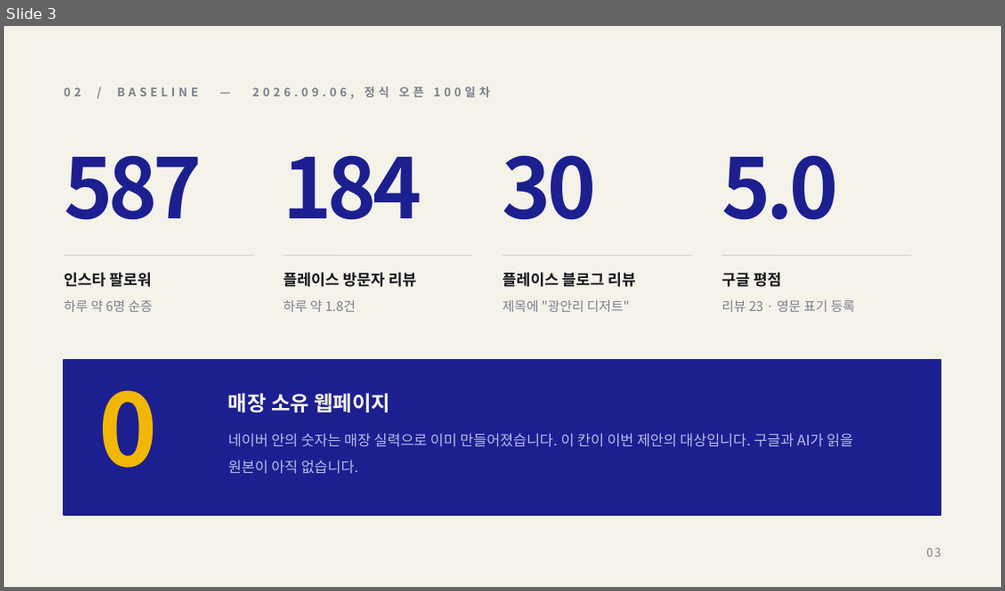
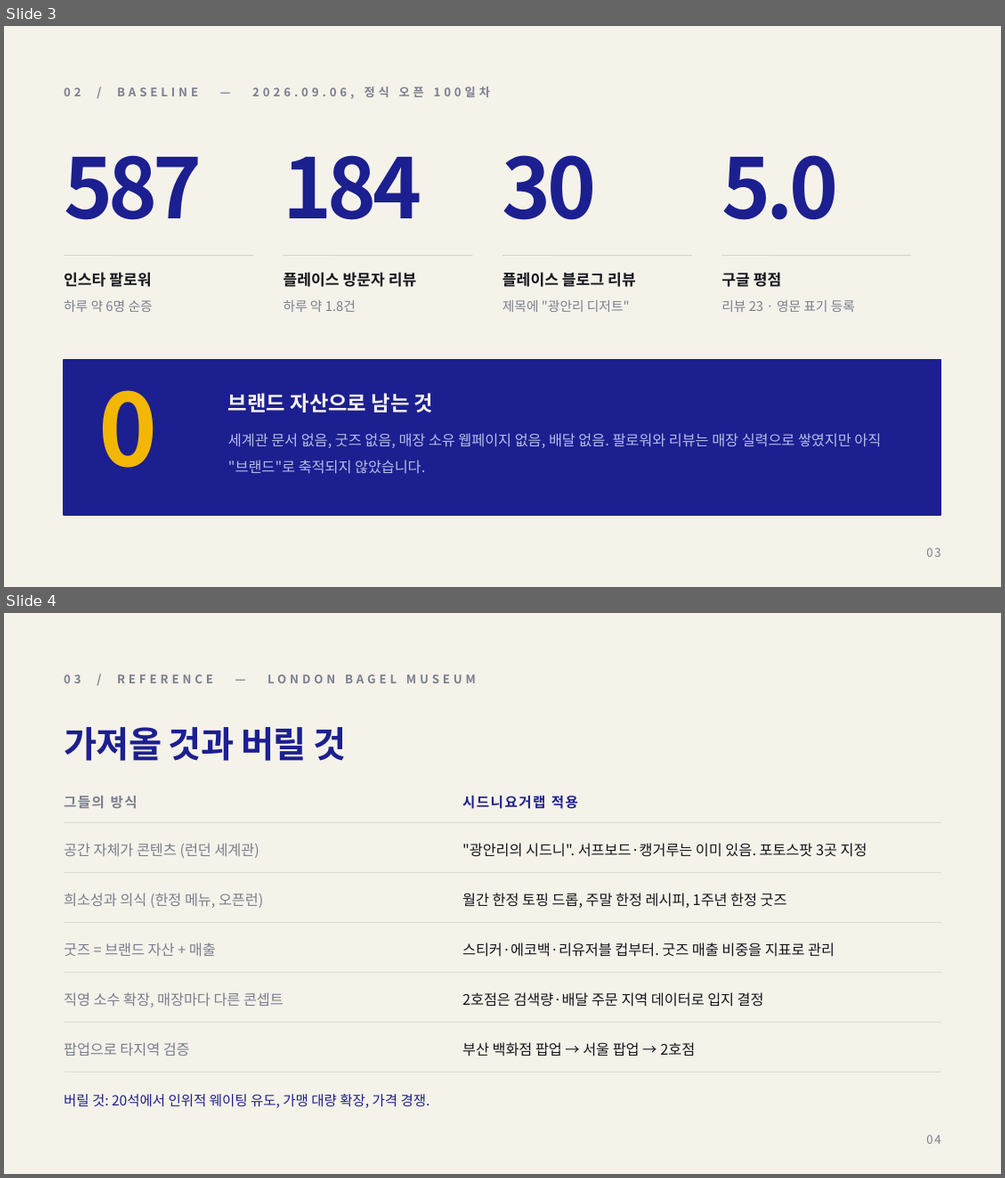
Before and after one commit to severaljama-hue/advertising-agency, a slide deck: docs/sydney-yogurt-lab/proposal.pptx. Shown one above the other, each under a label of ours: slide 3 before the commit, slides 3 and 4 after it. The pictures are 1005x591 and 1005x1178 pixels, drawn with LibreOffice and Linux fonts; fonts in the diff are those of the drawing. Boxes give left, top, right and bottom in pixels: in the first picture for what was removed or moved away, otherwise in the second. Text is boxed around its words. In the diff, an @@ line names an element or a change of style, - is before the commit and + after.

```diff
--- a/docs/sydney-yogurt-lab/proposal.pptx
+++ b/docs/sydney-yogurt-lab/proposal.pptx
@@ slide 4 added at (x1=4, y1=613, x2=1001, y2=1174), background #F5F2EA @@
@@ text added at (x1=64, y1=674, x2=476, y2=683), 8.5 pt, text #7A7F8E, bold @@
+03 / REFERENCE — LONDON BAGEL MUSEUM
@@ text added at (x1=64, y1=727, x2=347, y2=761), 26 pt, text #1C1F8F, bold @@
+가져올 것과 버릴 것
@@ text added at (x1=64, y1=795, x2=138, y2=809), 10 pt, text #7A7F8E, bold @@
+그들의 방식
@@ text added at (x1=462, y1=795, x2=578, y2=809), 10 pt, text #1C1F8F, bold @@
+시드니요거랩 적용
@@ line added from (64, 822) to (941, 822), #D6D3CA 0.5 pt @@
@@ text added at (x1=64, y1=843, x2=259, y2=858), 10.5 pt, text #7A7F8E @@
+공간 자체가 콘텐츠 (런던 세계관)
@@ text added at (x1=462, y1=843, x2=867, y2=857), 10.5 pt, text #15161C @@
+"광안리의 시드니". 서프보드·캥거루는 이미 있음. 포토스팟 3곳 지정
@@ line added from (64, 872) to (941, 872), #D6D3CA 0.5 pt @@
@@ text added at (x1=64, y1=892, x2=263, y2=908), 10.5 pt, text #7A7F8E @@
+희소성과 의식 (한정 메뉴, 오픈런)
@@ text added at (x1=462, y1=892, x2=787, y2=908), 10.5 pt, text #15161C @@
+월간 한정 토핑 드롭, 주말 한정 레시피, 1주년 한정 굿즈
@@ line added from (64, 922) to (941, 922), #D6D3CA 0.5 pt @@
@@ text added at (x1=64, y1=942, x2=216, y2=956), 10.5 pt, text #7A7F8E @@
+굿즈 = 브랜드 자산 + 매출
@@ text added at (x1=462, y1=942, x2=834, y2=957), 10.5 pt, text #15161C @@
+스티커·에코백·리유저블 컵부터. 굿즈 매출 비중을 지표로 관리
@@ line added from (64, 972) to (941, 972), #D6D3CA 0.5 pt @@
@@ text added at (x1=64, y1=992, x2=283, y2=1007), 10.5 pt, text #7A7F8E @@
+직영 소수 확장, 매장마다 다른 콘셉트
@@ text added at (x1=462, y1=992, x2=764, y2=1006), 10.5 pt, text #15161C @@
+2호점은 검색량·배달 주문 지역 데이터로 입지 결정
@@ line added from (64, 1022) to (941, 1022), #D6D3CA 0.5 pt @@
@@ text added at (x1=64, y1=1042, x2=190, y2=1055), 10.5 pt, text #7A7F8E @@
+팝업으로 타지역 검증
@@ text added at (x1=462, y1=1042, x2=695, y2=1056), 10.5 pt, text #15161C @@
+부산 백화점 팝업 → 서울 팝업 → 2호점
@@ line added from (64, 1071) to (941, 1071), #D6D3CA 0.5 pt @@
@@ text added at (x1=64, y1=1094, x2=430, y2=1108), 10 pt, text #1C1F8F @@
+버릴 것: 20석에서 인위적 웨이팅 유도, 가맹 대량 확장, 가격 경쟁.
@@ text added at (x1=926, y1=1135, x2=940, y2=1143), 8.5 pt, text #7A7F8E @@
+04
@@ slide 3 changed as well @@
@@ text at (x1=228, y1=393, x2=433, y2=412): text changed @@
-매장 소유 웹페이지
+브랜드 자산으로 남는 것
@@ text at (x1=228, y1=433, x2=881, y2=474): text changed @@
-네이버 안의 숫자는 매장 실력으로 이미 만들어졌습니다. 이 칸이 이번 제안의 대상입니다. 구글과 AI가 읽을 원본이 아직 없습니다.
+세계관 문서 없음, 굿즈 없음, 매장 소유 웹페이지 없음, 배달 없음. 팔로워와 리뷰는 매장 실력으로 쌓였지만 아직 "브랜드"로 축적되지 않았습니다.
```
Also in this commit, not shown: 2 other slides changed, 10 other slides added, 9 slides removed, 1 other file.
